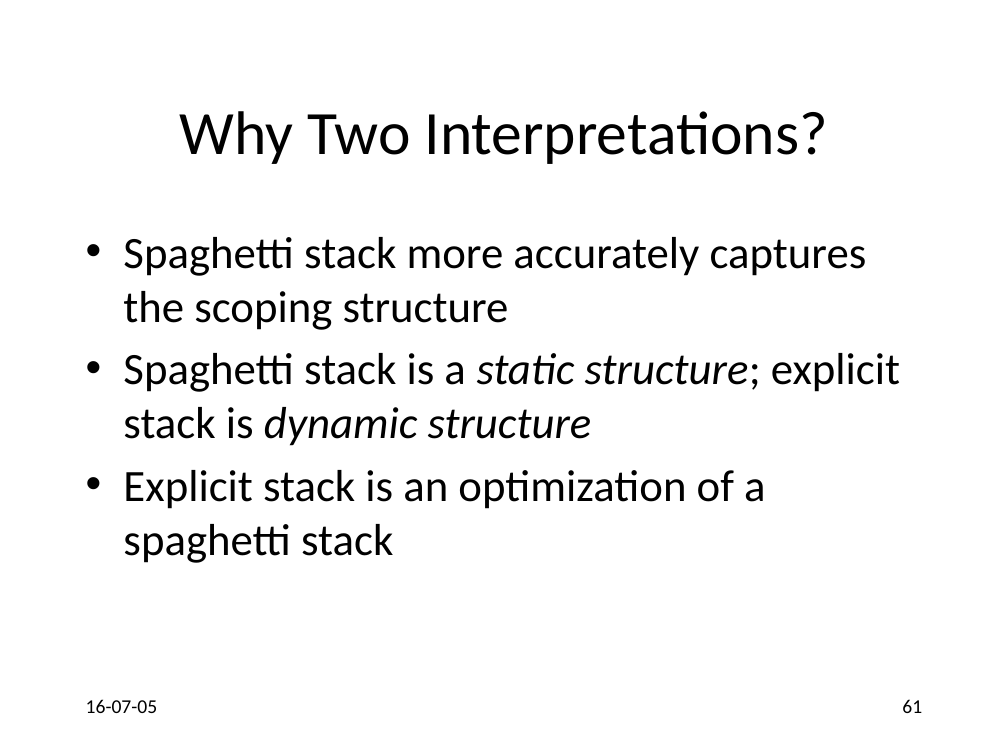
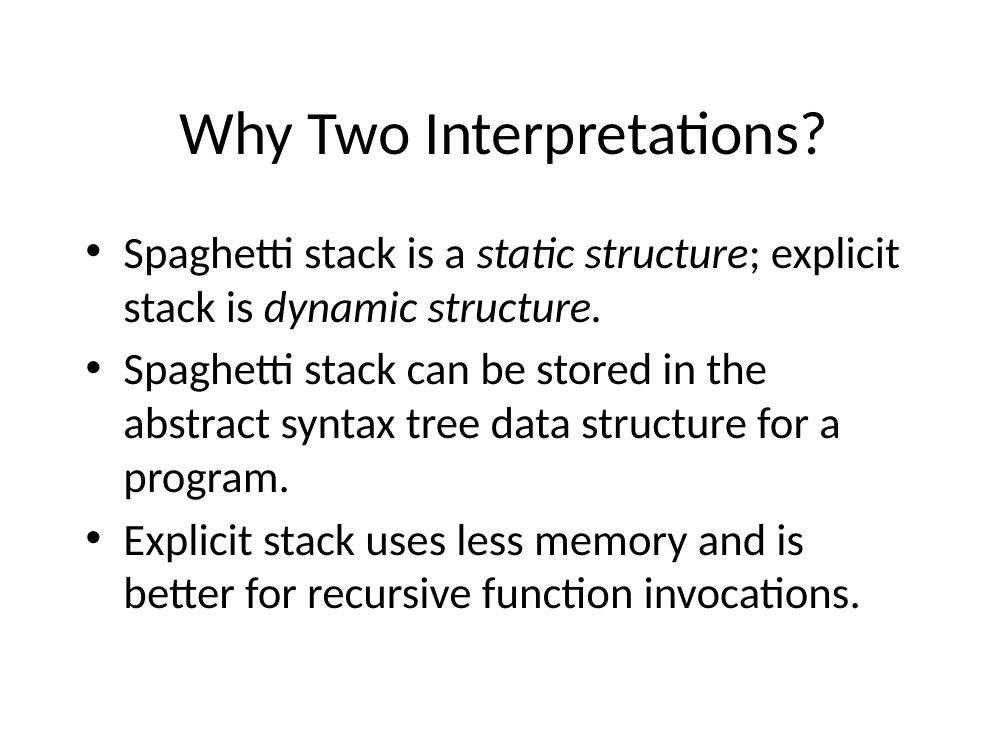
Before and after one commit to anoopsarkar/compilers-class, a slide deck: slide 61 of assets/ppt/codegen/semantics.pptx. Drawn at 1008x756 pixels with LibreOffice and Linux fonts; fonts in the diff are those of the drawing. Boxes give left, top, right and bottom in pixels: in the first picture for what was removed or moved away, otherwise in the second. Text is boxed around its words. In the diff, an @@ line names an element or a change of style, - is before the commit and + after.

Commit message:
modified lecture slides

```diff
--- a/assets/ppt/codegen/semantics.pptx
+++ b/assets/ppt/codegen/semantics.pptx
@@ text at bbox=[123, 237, 900, 609]: text changed @@
-• Spaghetti stack more accurately captures the scoping structure
-• Spaghetti stack is a static structure; explicit stack is dynamic structure
-• Explicit stack is an optimization of a spaghetti stack
+• Spaghetti stack is a static structure; explicit stack is dynamic structure.
+• Spaghetti stack can be stored in the abstract syntax tree data structure for a program.
+• Explicit stack uses less memory and is better for recursive function invocations.
@@ text removed at bbox=[86, 699, 158, 713] @@
-16-07-05
@@ page number removed at bbox=[902, 699, 922, 713] @@
-61
```
Also in this commit, not shown: 112 other slides changed, 5 other files.
